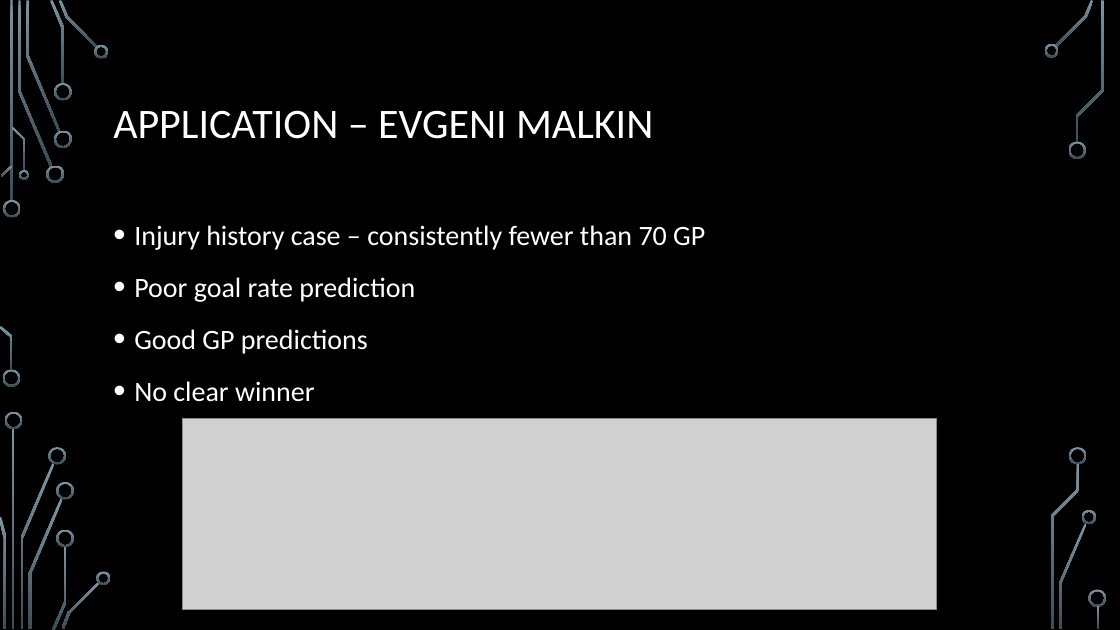
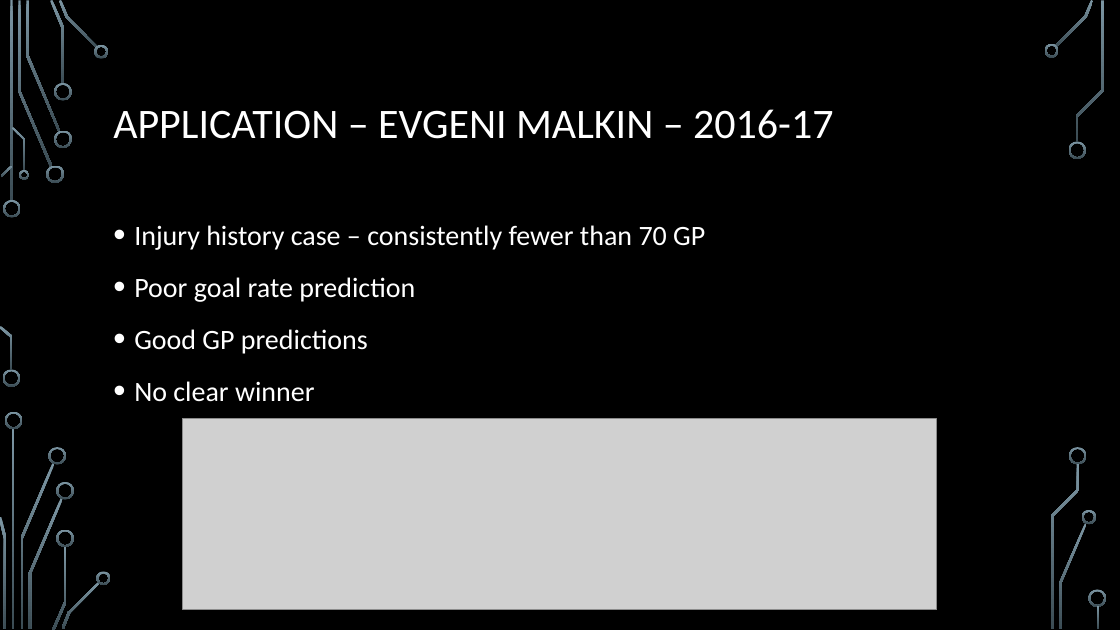
Before and after one commit to TreeLeef/nhl-performance-forecasting, a slide deck: slide 9 of Presentation.pptx. Drawn at 1120x630 pixels with LibreOffice and Linux fonts; fonts in the diff are those of the drawing; grey boxes stand for pictures; background and template pictures are left out. Boxes give left, top, right and bottom in pixels: in the first picture for what was removed or moved away, otherwise in the second. Text is boxed around its words. In the diff, an @@ line names an element or a change of style, - is before the commit and + after.

```diff
--- a/Presentation.pptx
+++ b/Presentation.pptx
@@ title at box(113, 109, 833, 139): text changed @@
-APPLICATION – EVGENI MALKIN
+APPLICATION – EVGENI MALKIN – 2016-17
```
Also in this commit, not shown: 6 other slides changed, 2 other files.
